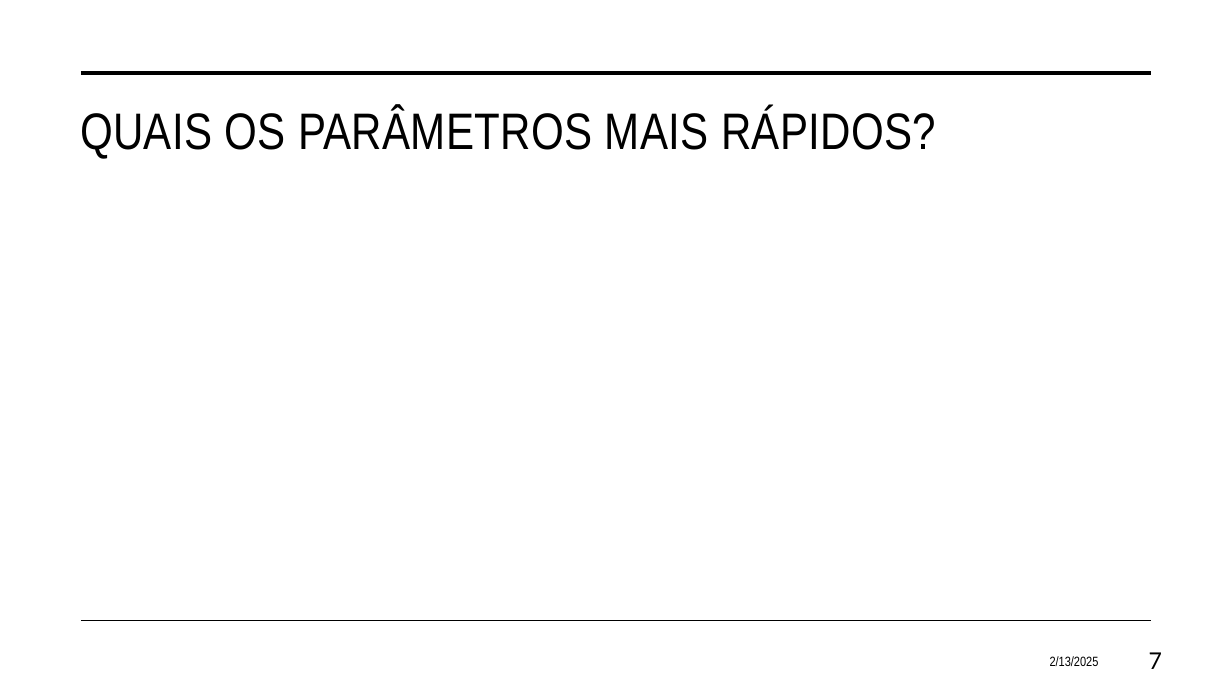
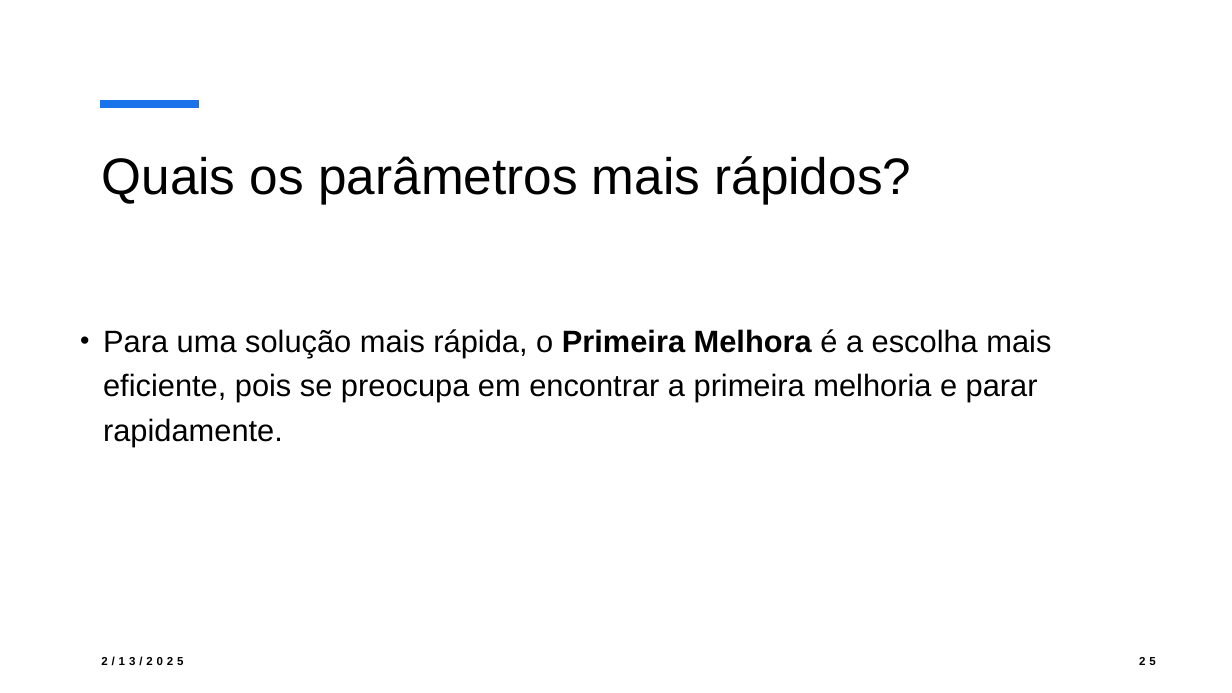
Before and after one commit to eduardosavian/heuristic-searches, a slide deck: slide 25 of documents/Presentation.pptx (slide 7 before the commit). Drawn at 1232x693 pixels with LibreOffice and Linux fonts; fonts in the diff are those of the drawing. Boxes give left, top, right and bottom in pixels: in the first picture for what was removed or moved away, otherwise in the second. Text is boxed around its words. In the diff, an @@ line names an element or a change of style, - is before the commit and + after.

```diff
--- a/documents/Presentation.pptx
+++ b/documents/Presentation.pptx
@@ line removed from (81, 73) to (1152, 73) @@
@@ line added from (100, 104) to (199, 104), #1973EB 6 pt @@
@@ title at (x1=102, y1=156, x2=911, y2=204): text changed; font Arial Narrow to Arial @@
-QUAIS OS PARÂMETROS MAIS RÁPIDOS?
+Quais os parâmetros mais rápidos?
@@ text added at (x1=103, y1=329, x2=1051, y2=402), 24 pt, text #000000 @@
+• Para uma solução mais rápida, o Primeira Melhora é a escolha mais eficiente, pois se preocupa em encontrar a primeira melhoria e parar rapidamente.
@@ line removed from (81, 621) to (1152, 621) @@
@@ text "2/13/2025" moved from (x1=1050, y1=656, x2=1099, y2=666) to (x1=101, y1=656, x2=183, y2=666) @@
@@ text "2/13/2025" at (x1=101, y1=656, x2=183, y2=666): size 10.5 to 9 pt, font Arial Narrow to Arial, letter spacing 0 to 3 pt, bold on; alignment right to left @@
@@ page number at (x1=1139, y1=657, x2=1156, y2=665): text changed; size 18 to 9 pt; font Lato to Arial; bold on @@
-7
+25
```
Also in this commit, not shown: 8 other slides changed, 18 slides added.
